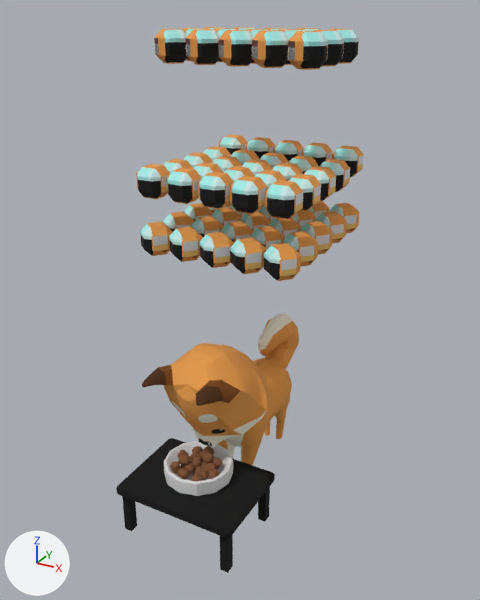
The OBJ model ChiBaApp/app/src/main/assets/models/fullBowl/fullBowl_frame29.obj as it was, and as the next commit left it.
Camera for both pictures: a camera (50 mm lens) standing at (10.35, -19.92, 15.09) and looking at (0.14, -1.37, 5.82). The lights are fixed; the arrows at lower left show +X, +Y and +Z. Where no turn or scale is listed for an object, it has been applied to the vertices.

The first picture shows 'fullBowl_frame29'.
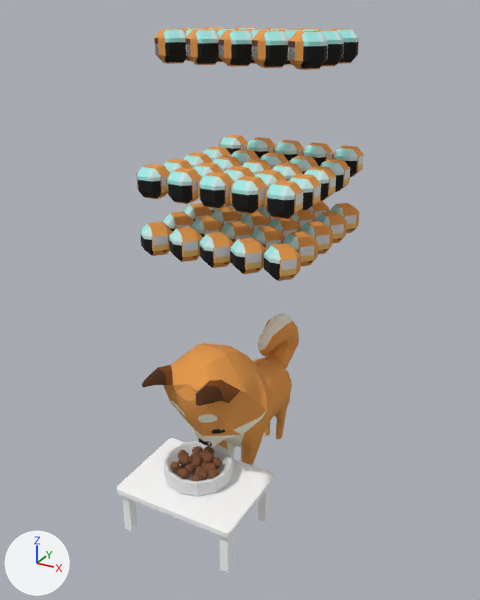
Scene script edits in JSON lines:
```json
{"op": "set", "path": "mat_tisch_aistandard1sg.base_color", "old": "(0.0, 0.0, 0.0)", "new": "(1.0, 1.0, 1.0)", "note": "black #000000 -> white #ffffff"}
```

Pixel boxes [x1, y1, x2, y2] of what changed, in the pictures (480 x 600 px):
```json
{"object": "fullBowl_frame29", "change": "recoloured", "before": [116, 383, 275, 573], "after": [116, 383, 275, 573], "on screen": "black to white"}
```
